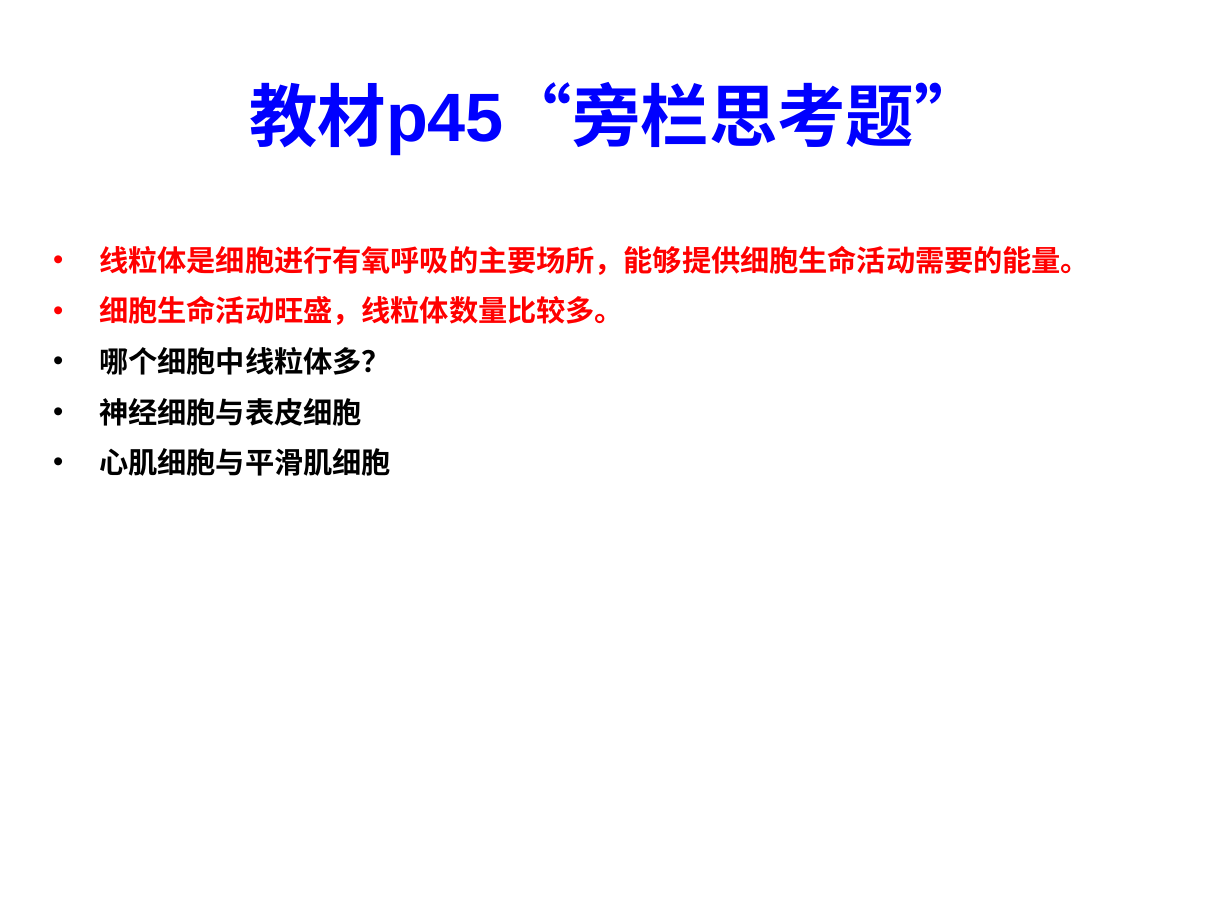
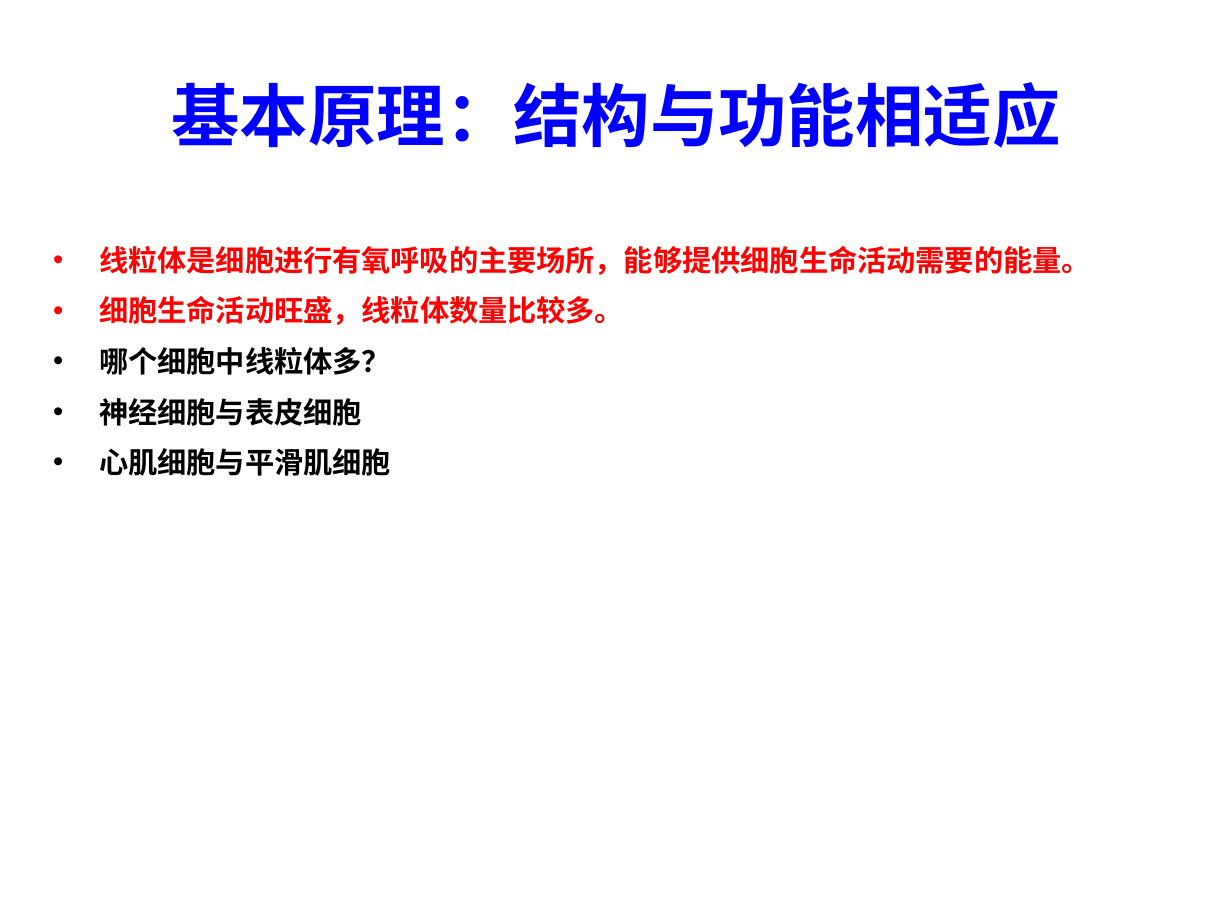
Before and after one commit to ZogeMung/class10, a slide deck: slide 23 of shengwu/rao3.2细胞器系统内的分工合作.ppt (slide 5 before the commit). Drawn at 1232x924 pixels with LibreOffice and Linux fonts; fonts in the diff are those of the drawing. Boxes give left, top, right and bottom in pixels: in the first picture for what was removed or moved away, otherwise in the second. Text is boxed around its words. In the diff, an @@ line names an element or a change of style, - is before the commit and + after.

```diff
--- a/shengwu/rao3.2细胞器系统内的分工合作.ppt
+++ b/shengwu/rao3.2细胞器系统内的分工合作.ppt
@@ title at (172, 82, 1061, 148): text changed @@
-教材p45“旁栏思考题”
+基本原理：结构与功能相适应
```
Also in this commit, not shown: 1 other slide changed, 13 slides added, 7 slides removed, 4 other files.
